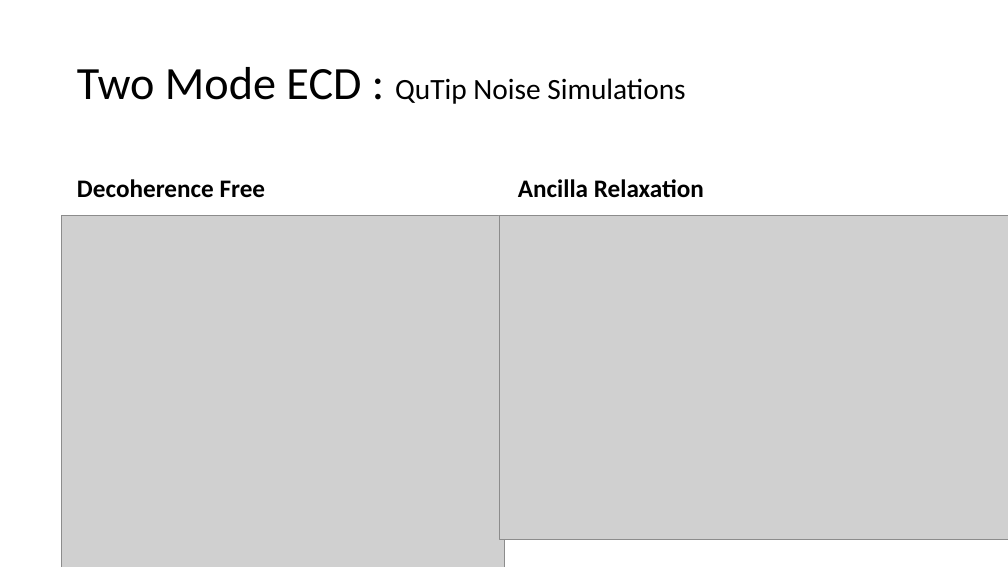
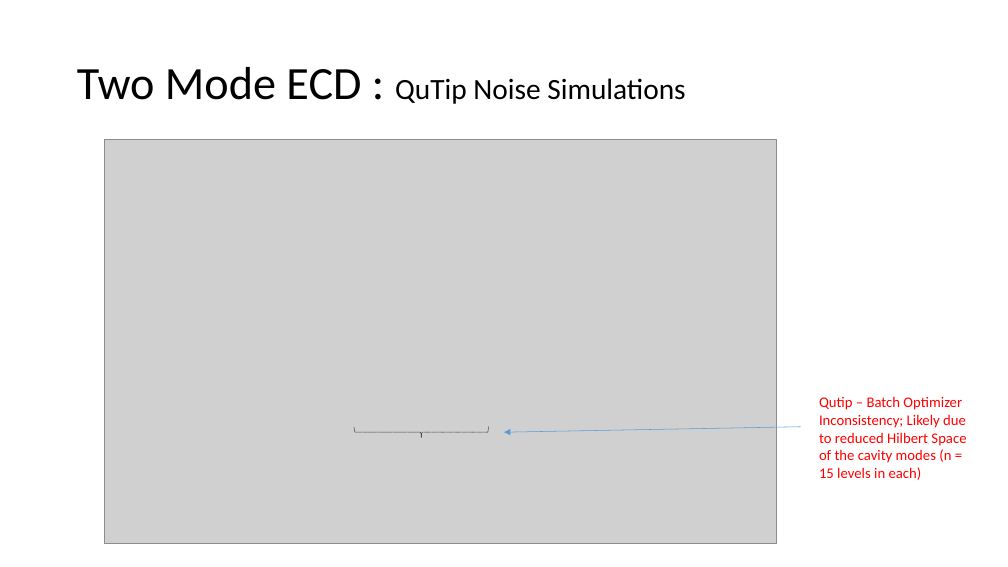
Before and after one commit to EeshGupta/Multimode-Conditional-Displacements, a slide deck: slide 17 of presentations/mcd.pptx. Drawn at 1008x567 pixels with LibreOffice and Linux fonts; fonts in the diff are those of the drawing; grey boxes stand for pictures. Boxes give left, top, right and bottom in pixels: in the first picture for what was removed or moved away, otherwise in the second. Text is boxed around its words. In the diff, an @@ line names an element or a change of style, - is before the commit and + after.

```diff
--- a/presentations/mcd.pptx
+++ b/presentations/mcd.pptx
@@ picture added at bbox=[104, 140, 777, 544] @@
@@ text removed at bbox=[77, 179, 266, 198] @@
-Decoherence Free
@@ text removed at bbox=[518, 179, 704, 198] @@
-Ancilla Relaxation
@@ picture removed at bbox=[61, 215, 504, 567] @@
@@ picture removed at bbox=[499, 215, 1008, 539] @@
@@ text added at bbox=[819, 397, 966, 480], 14 pt, text #FF0000 @@
+Qutip – Batch Optimizer Inconsistency; Likely due to reduced Hilbert Space of the cavity modes (n = 15 levels in each)
@@ right brace added at bbox=[354, 427, 488, 438], outline #000000 0.5 pt dashed @@
@@ arrow added from (801, 426) to (504, 433), #5B9BD5 0.5 pt @@
```
Also in this commit, not shown: 4 other slides changed, 1 slide added, 1 other file.
